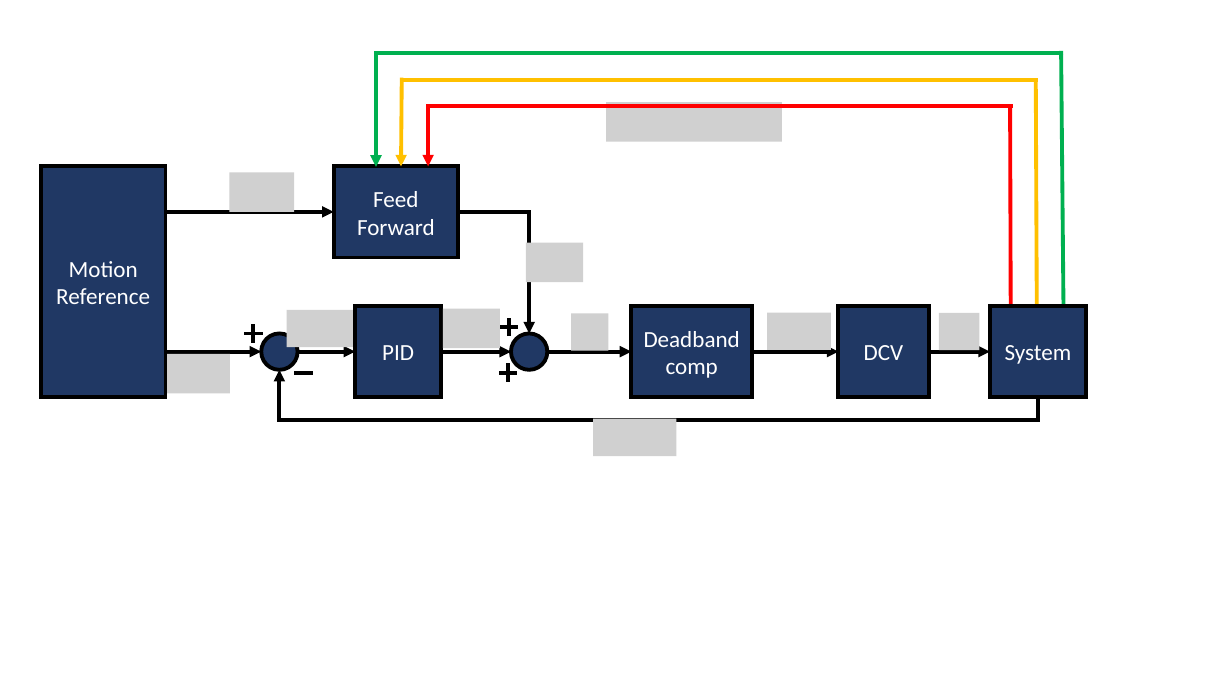
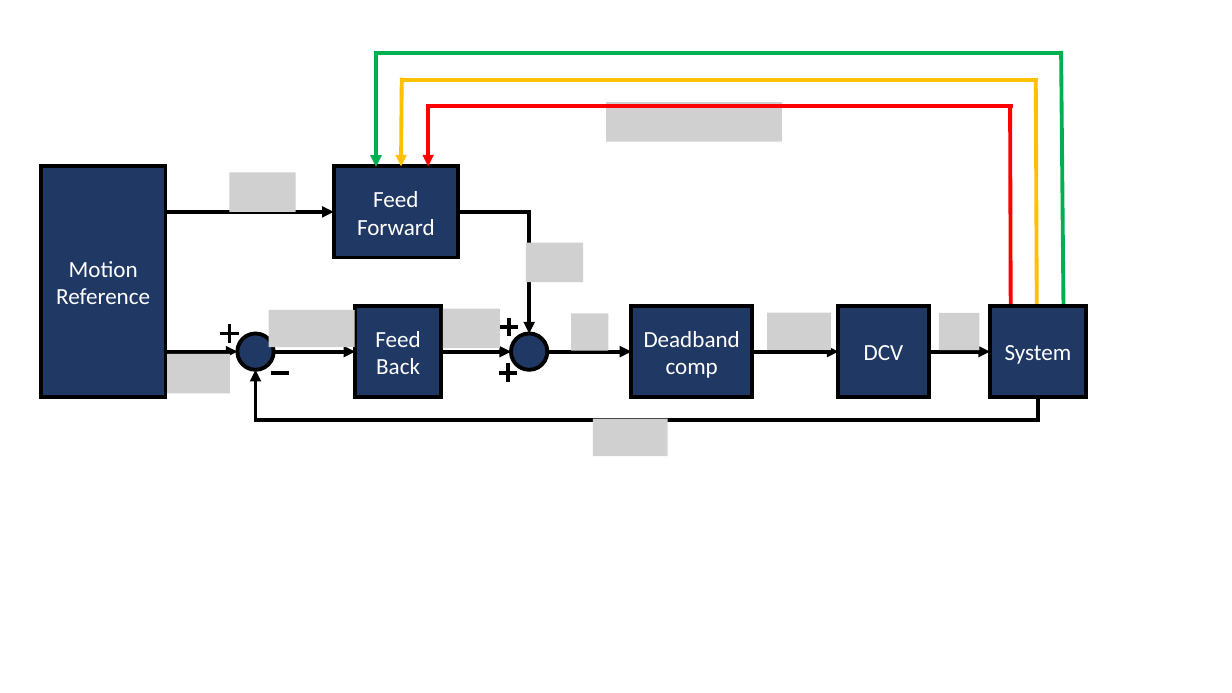
Before and after one commit to emilah-png/Bachelor, a slide deck: slide 1 of Presentasjon/FF_bilder.pptx. Drawn at 1232x693 pixels with LibreOffice and Linux fonts; fonts in the diff are those of the drawing; grey boxes stand for pictures. Boxes give left, top, right and bottom in pixels: in the first picture for what was removed or moved away, otherwise in the second. Text is boxed around its words. In the diff, an @@ line names an element or a change of style, - is before the commit and + after.

```diff
--- a/Presentasjon/FF_bilder.pptx
+++ b/Presentasjon/FF_bilder.pptx
@@ picture: place and size @@
-picture at [287,310,353,347]
+picture at [269,310,355,347]
@@ arrow moved from (298, 352) - (355, 352) to (274, 352) - (355, 352) @@
@@ text in rectangle at [375,331,420,374]: text changed @@
-PID
+Feed
+Back
@@ elbow arrow moved from (1038, 397) - (279, 370) to (1038, 397) - (256, 370) @@
@@ 3 lines, 1 arrow, 1 ellipse: place and size @@
-3 lines, 1 arrow, 1 ellipse at [132,324,312,373]
+3 lines, 1 arrow, 1 ellipse at [108,324,289,373]
@@ picture: place and size @@
-picture at [593,419,677,456]
+picture at [593,419,668,456]
```
Also in this commit, not shown: 1 other slide changed, 2 slides added, 1 slide removed, 1 other file.
